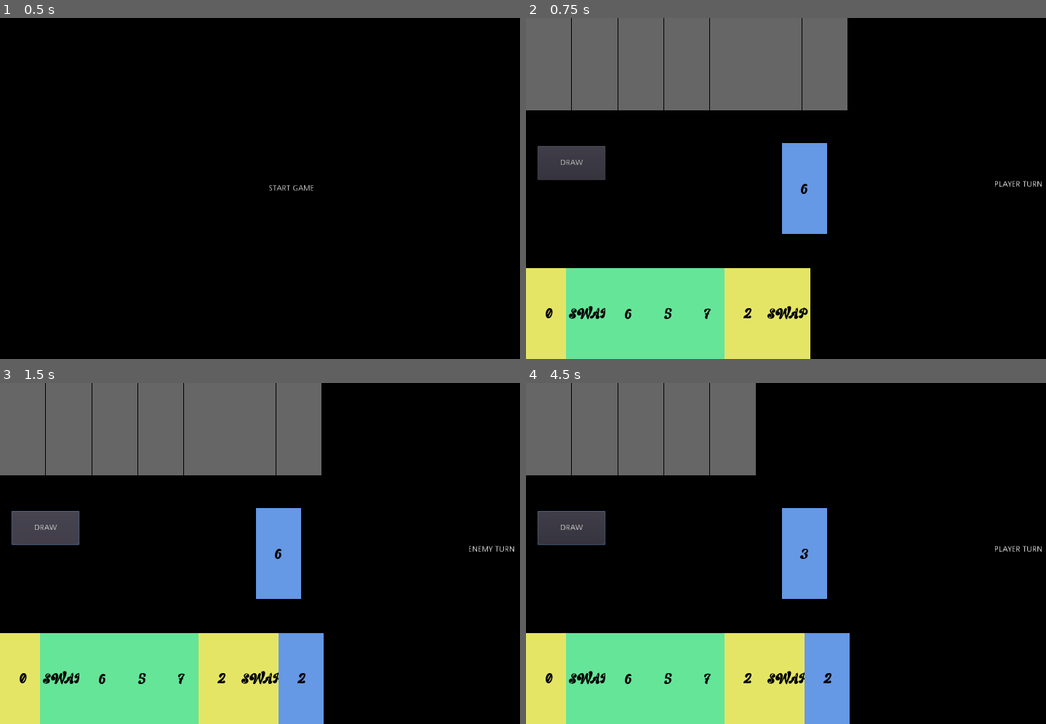
Above: before the commit, frames 1-4 (two rows, left to right).
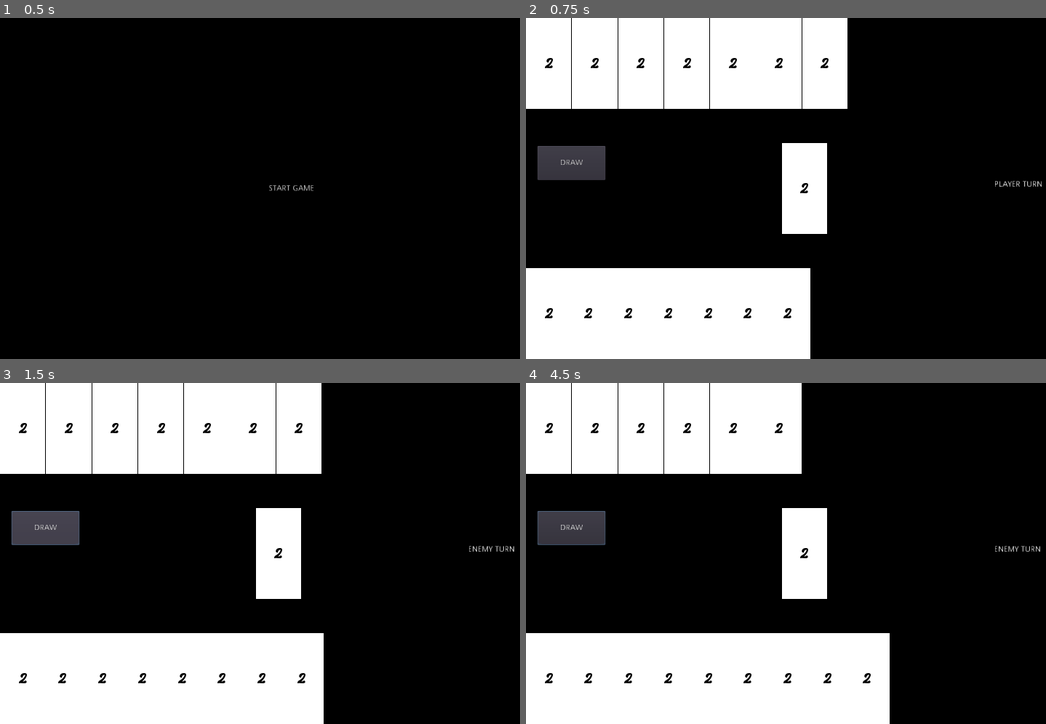
Above: after the commit, the same moments.

Repository: JoanGTSQ/godot_prueba
Game: Godot game, scene res://scenes/MainScene.tscn
The game is run twice, just before and just after one commit, with the same random seed, the same clock (stepped at 60 frames per second) and the same inputs.
Inputs (mouse positions are in pixels of both pictures, inside the frame that each line leads up to):
- Up to frame 1 (0.5 s): no input
- Up to frame 2 (0.75 s): click "START GAME" at 0.5 s
- Up to frame 3 (1.5 s): click "DRAW" at 1.25 s
- Up to frame 4 (4.5 s): click "DRAW" at 2 s; click "DRAW" at 2.75 s; tap Enter (ui_accept) at 3.5, 3.77, 4.25 s; move the mouse to (947, 536) at 3.52 s; click (947, 536) at 3.67 s; move the mouse to (702, 570) at 4.27 s; click (702, 570) at 4.42 s

Frame 1 is identical in both runs. In frame 2, 33% of the frame differs, in the area x 0-62%, y 0-100%; in frame 3, 35%, in the area x 0-63%, y 0-100%; in frame 4, 35%.
Error after the commit: Invalid set index 'color' (on base: 'null instance') with value of type 'Color'. (res://scripts/Card.gd:20)

Commit message:
Add files via upload

Diff:
--- a/scenes/Card.tscn
+++ b/scenes/Card.tscn
@@ -42,14 +42,16 @@
 [node name="Card" type="Node2D"]
 script = ExtResource( 1 )
 
-[node name="Background" type="ColorRect" parent="."]
+[node name="CardContainer" type="Node2D" parent="."]
+
+[node name="Background" type="ColorRect" parent="CardContainer"]
 margin_right = 80.0
 margin_bottom = 160.0
 __meta__ = {
 "_edit_lock_": true
 }
 
-[node name="Value" type="Label" parent="."]
+[node name="Value" type="Label" parent="CardContainer"]
 margin_right = 80.0
 margin_bottom = 160.0
 custom_colors/font_color = Color( 0, 0, 0, 1 )
@@ -58,21 +60,27 @@
 align = 1
 valign = 1
 
-[node name="CenterContainer" type="CenterContainer" parent="."]
+[node name="CenterContainer" type="CenterContainer" parent="CardContainer"]
 margin_right = 80.0
 margin_bottom = 160.0
 
-[node name="AnimationPlayer" type="AnimationPlayer" parent="."]
+[node name="AnimationPlayer" type="AnimationPlayer" parent="CardContainer"]
 anims/hover_in = SubResource( 1 )
 anims/hover_out = SubResource( 2 )
 
-[node name="Filter" type="ColorRect" parent="."]
+[node name="Filter" type="ColorRect" parent="CardContainer"]
 visible = false
 margin_right = 80.0
 margin_bottom = 162.0
 color = Color( 0.403922, 0.403922, 0.403922, 1 )
 
+[node name="Separation" type="ColorRect" parent="CardContainer/Filter"]
+margin_top = 160.0
+margin_right = 80.0
+margin_bottom = 162.0
+color = Color( 0, 0, 0, 1 )
+
 [connection signal="tree_exiting" from="." to="." method="_on_Card_tree_exiting"]
-[connection signal="gui_input" from="CenterContainer" to="." method="_on_CenterContainer_gui_input"]
-[connection signal="mouse_entered" from="CenterContainer" to="." method="_on_CenterContainer_mouse_entered"]
-[connection signal="mouse_exited" from="CenterContainer" to="." method="_on_CenterContainer_mouse_exited"]
+[connection signal="gui_input" from="CardContainer/CenterContainer" to="." method="_on_CenterContainer_gui_input"]
+[connection signal="mouse_entered" from="CardContainer/CenterContainer" to="." method="_on_CenterContainer_mouse_entered"]
+[connection signal="mouse_exited" from="CardContainer/CenterContainer" to="." method="_on_CenterContainer_mouse_exited"]
--- a/scenes/PlayerDeck.tscn
+++ b/scenes/PlayerDeck.tscn
@@ -7,6 +7,6 @@
 
 [node name="CardContainer" type="HBoxContainer" parent="."]
 margin_right = 600.0
-margin_bottom = 120.0
+margin_bottom = 240.0
 
 [connection signal="child_order_changed" from="CardContainer" to="." method="_on_CardContainer_child_order_changed"]
